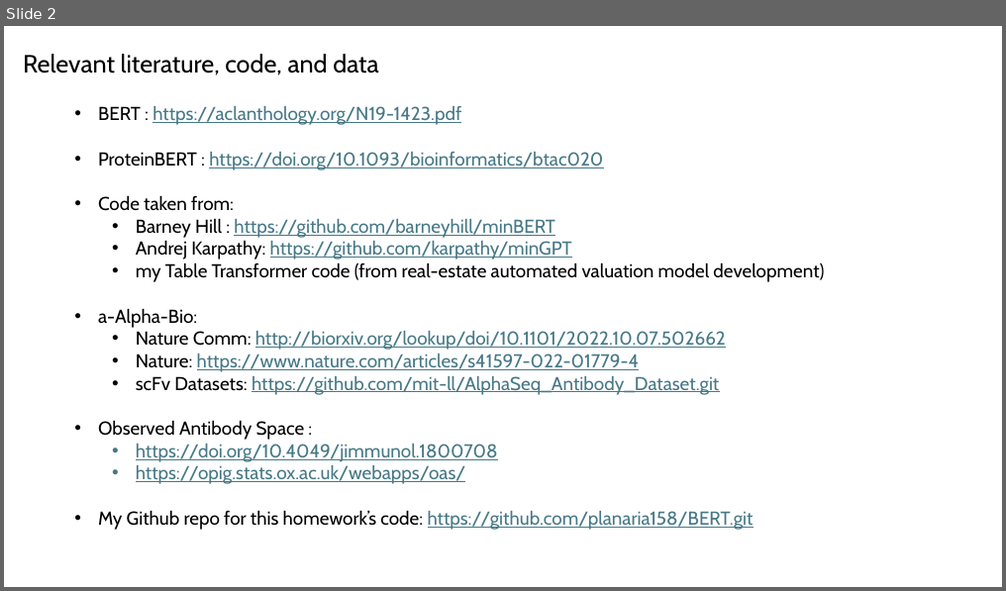
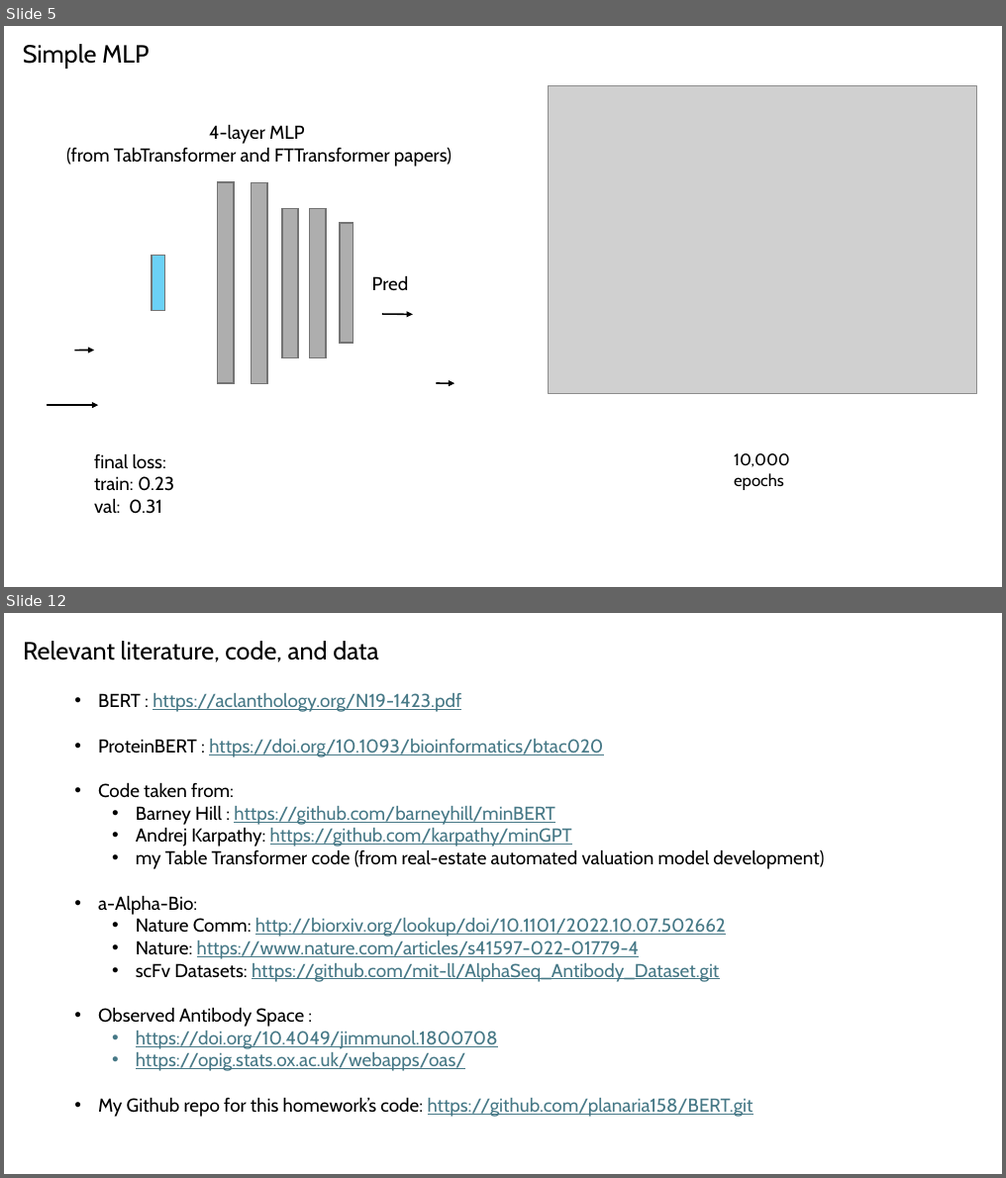
Before and after one commit to planaria158/BERT-antibody-antigen-binding-energy, a slide deck: Homework-aAlphaBio.pptx. Shown one above the other, each under a label of ours: slide 2 before the commit, slides 5 and 12 after it; the slides between them are not shown. The pictures are 1006x591 and 1006x1178 pixels, drawn with LibreOffice and Linux fonts; fonts in the diff are those of the drawing; grey boxes stand for pictures. Boxes give left, top, right and bottom in pixels: in the first picture for what was removed or moved away, otherwise in the second. Text is boxed around its words. In the diff, an @@ line names an element or a change of style, - is before the commit and + after.

```diff
--- a/Homework-aAlphaBio.pptx
+++ b/Homework-aAlphaBio.pptx
@@ slide 5 added at (4, 26, 1002, 587), background #FFFFFF @@
@@ text added at (23, 44, 149, 69), 24 pt, text #000000 @@
+Simple MLP
@@ picture added at (548, 85, 976, 394) @@
@@ text added at (66, 124, 451, 167), 18 pt, text #000000 @@
+4-layer MLP
+(from TabTransformer and FTTransformer papers)
@@ rectangle added at (218, 182, 234, 383), fill #747474 at 58% opacity, outline #747474 1.5 pt @@
@@ rectangle added at (252, 183, 267, 384), fill #747474 at 58% opacity, outline #747474 1.5 pt @@
@@ rectangle added at (282, 209, 298, 359), fill #747474 at 58% opacity, outline #747474 1.5 pt @@
@@ rectangle added at (310, 209, 326, 359), fill #747474 at 58% opacity, outline #747474 1.5 pt @@
@@ rectangle added at (340, 223, 352, 343), fill #747474 at 58% opacity, outline #747474 1.5 pt @@
@@ rectangle added at (152, 256, 164, 311), fill #00B0F0 at 58% opacity, outline #747474 1.5 pt @@
@@ text added at (372, 275, 409, 290), 18 pt, text #000000 @@
+Pred
@@ arrow added from (382, 314) to (413, 314), #000000 1.5 pt @@
@@ arrow added from (74, 350) to (94, 350), #000000 1.5 pt @@
@@ arrow added from (47, 405) to (98, 405), #000000 1.5 pt @@
@@ arrow added from (436, 383) to (454, 383), #000000 1.5 pt @@
@@ text added at (94, 454, 174, 514), 18 pt, text #000000 @@
+final loss:
+train: 0.23
+val: 0.31
@@ text added at (734, 454, 790, 490), 16 pt, text #000000 @@
+10,000 epochs
@@ what was slide 2 is now slide 12 @@
```
Also in this commit, not shown: 3 slides changed, 8 other slides added, 1 slide removed.
